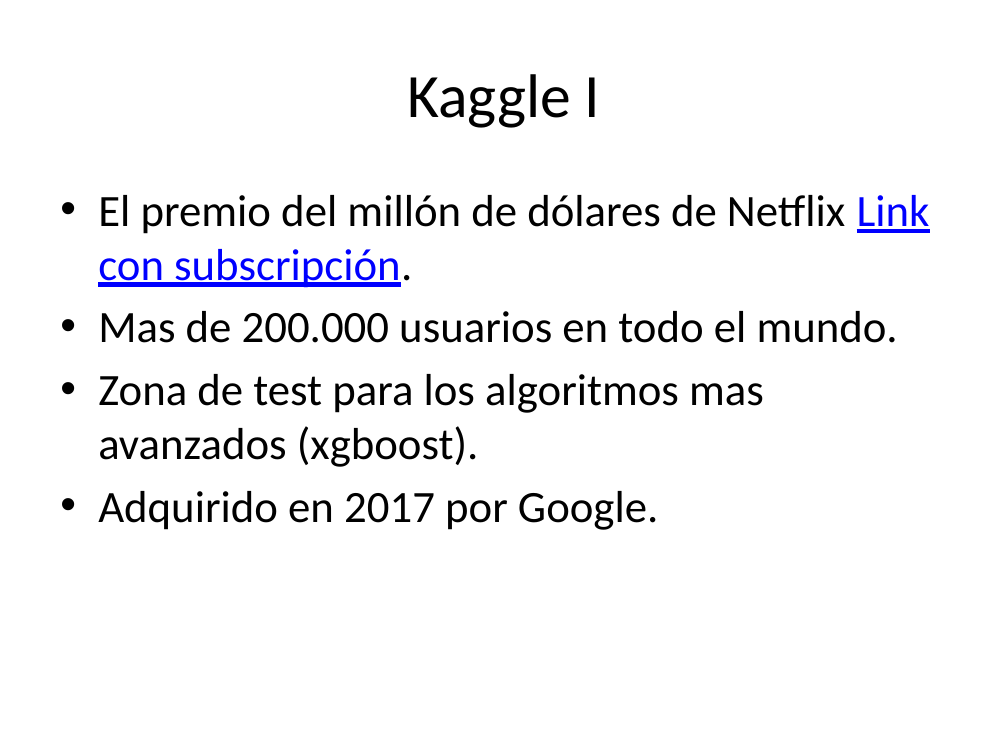
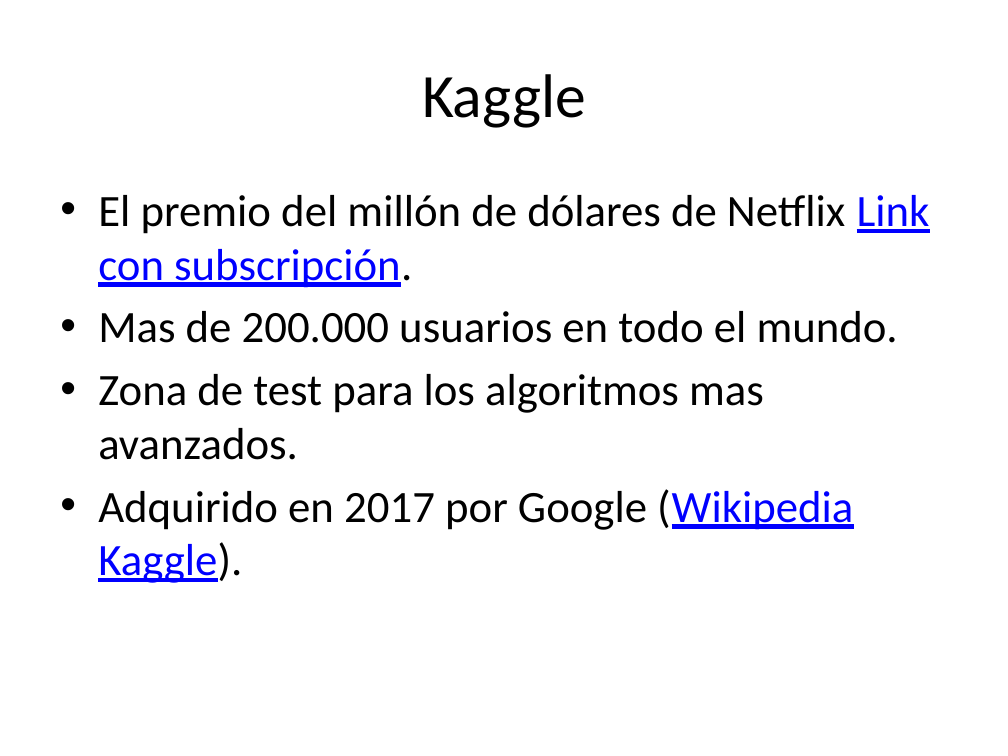
Before and after one commit to santiagomota/datos-madrid-presentacion, a slide deck: slide 11 of docs/index.pptx. Drawn at 1008x756 pixels with LibreOffice and Linux fonts; fonts in the diff are those of the drawing. Boxes give left, top, right and bottom in pixels: in the first picture for what was removed or moved away, otherwise in the second. Text is boxed around its words. In the diff, an @@ line names an element or a change of style, - is before the commit and + after.

```diff
--- a/docs/index.pptx
+++ b/docs/index.pptx
@@ title at (422, 74, 586, 128): text changed @@
-Kaggle I
+Kaggle
@@ text at (98, 374, 853, 583): text changed @@
-• Zona de test para los algoritmos mas avanzados (xgboost).
-• Adquirido en 2017 por Google.
+• Zona de test para los algoritmos mas avanzados.
+• Adquirido en 2017 por Google (Wikipedia Kaggle).
```
Also in this commit, not shown: 2 other slides changed, 1 slide added, 1 slide removed, 2 other files.
